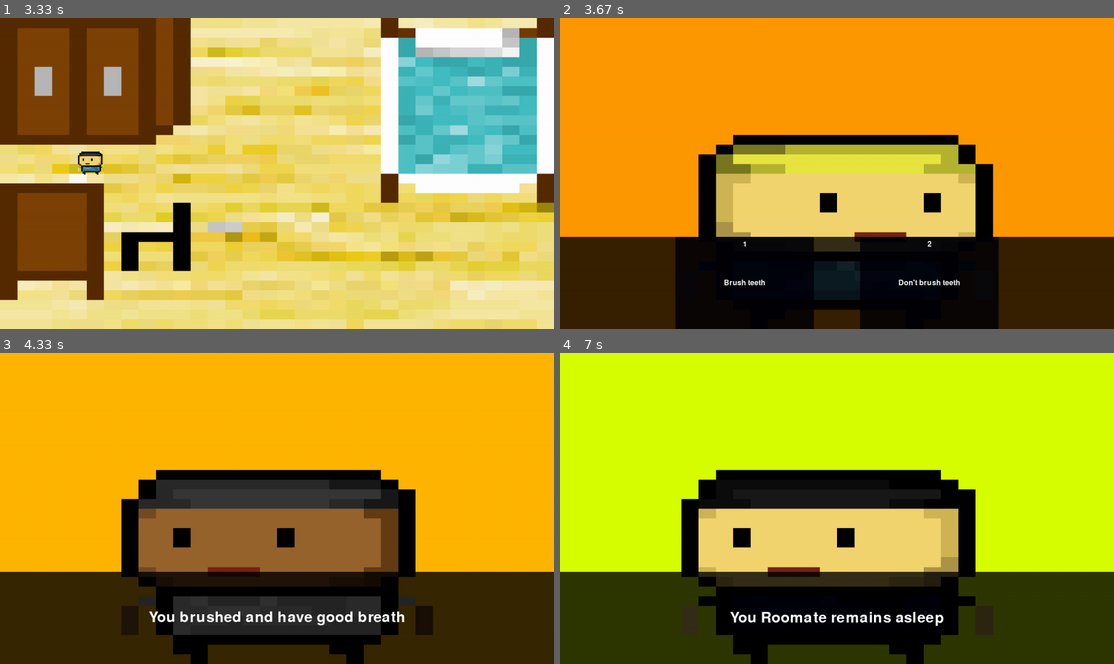
Above: before the commit, frames 1-4 (two rows, left to right).
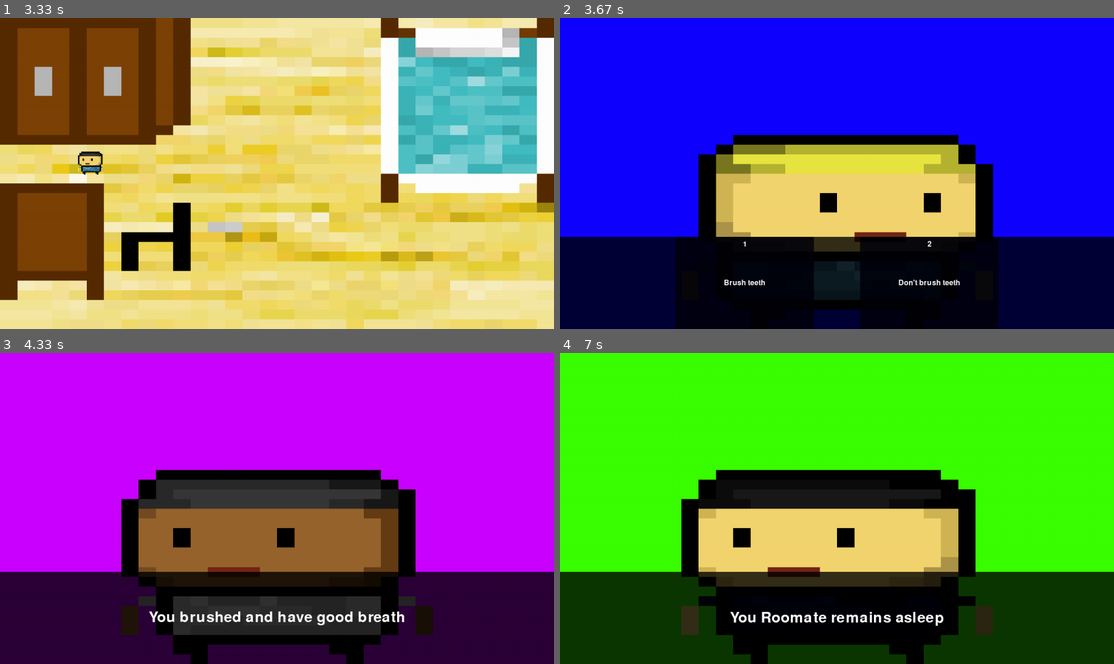
Above: after the commit, the same moments.

Repository: tymatt1/AnOrdinaryDay
Game: pygame game, started from src/main.py
Same seed, same stepped clock (60 frames per second), same inputs: the game is played once before the commit and once after it.
Inputs:
- Up to frame 1 (3.33 s): tap Space at 0.33, 1.07, 1.37 s; tap 1 at 0.67 s
- Up to frame 2 (3.67 s): no input
- Up to frame 3 (4.33 s): tap 1 at 4.07 s
- Up to frame 4 (7 s): tap Space at 4.47, 4.77, 5.13 s; tap 2 at 5.97 s

Frame 1 is identical in both runs. In frame 2, 67% of the frame differs, in the area x 0-100%, y 0-100%; in frame 3, 72%; in frame 4, 72%.

Commit message:
move background rendering

Diff:
--- a/src/main.py
+++ b/src/main.py
@@ -2,7 +2,6 @@
 import Assets
 import Input
 import scenes
-import morescenes
 import renderHelper as rh
 
 FPS = 60
@@ -16,14 +15,11 @@
     Input.handle()
     if Input.stop: running = False
 
-    c = pg.Color(0, 0, 0, 0)
-    c.hsva = (pg.time.get_ticks() // 100 % 360, 100, 100, 100)  # background color
-    rh.screen.fill(c)
-
+    rh.renderBackground()
     scenes.currentScene.update()
     scenes.currentScene.render()
 
-    rh.render()  # maybe delete later???
+    rh.render()
     pg.time.wait(int(1000 / FPS) - (pg.time.get_ticks() - startMillis))  # do math to fps limit the game
 
 pg.quit()
--- a/src/renderHelper.py
+++ b/src/renderHelper.py
@@ -71,5 +71,10 @@
     screen.blit(text, textRect)
 
 
+def renderBackground():
+    c = pg.Color(0, 0, 0, 0)
+    c.hsva = (pg.time.get_ticks() // 15 % 360, 100, 100, 100)  # background color
+    screen.fill(c)
+
 def render():
     pg.display.flip()
